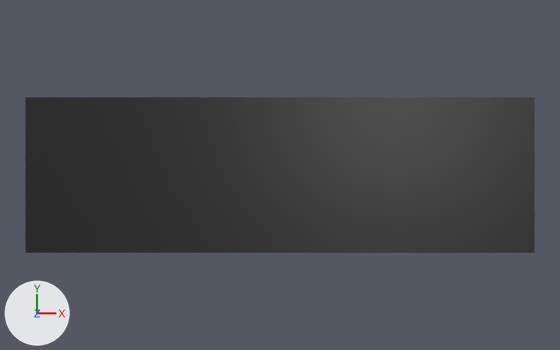
An edit to the Blender file render.blend, drawn before and after from the same camera.
Before and after are seen from a 50 mm lens placed at (0.0, 0.0, 10.01), pointed at (0.0, 0.0, 0.0). Every picture has the same lights, and +X, +Y and +Z are marked at lower left.
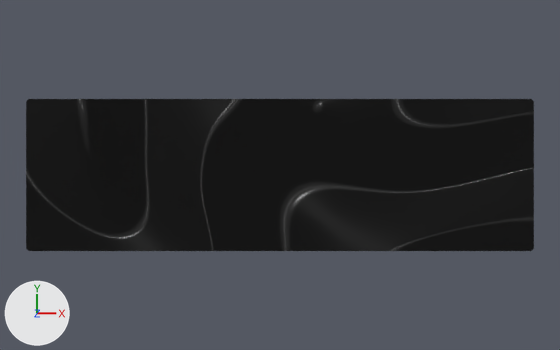
Edits to the bpy script that builds the scene:
```text
Change mat_material_001:
    remove n2 = _N.new('ShaderNodeBump'); n2.name = 'Bump'
    remove n2.inputs[1].default_value = 2.8  # 'Distance'
    remove n2.inputs[2].default_value = 1.0  # 'Filter Width'
    where n3 = _N.new('ShaderNodeTexNoise'); n3.name = 'Noise Texture'
    n3.inputs[2].default_value: 0.0 -> 0.2  # 'Scale'
    where n7 = _N.new('ShaderNodeGroup'); n7.name = 'Group'
    n7.inputs[0].default_value: 0.0 -> 74.6  # 'Value'
    where n8 = _N.new('ShaderNodeBsdfPrincipled'); n8.name = 'Principled BSDF'
    n8.inputs[0].default_value: (0.0, 0.0, 0.0, 1.0) -> (0.0405, 0.0405, 0.0405, 1.0)  # 'Base Color', black #000000 -> 'Base Color', black #393939
    add n8.inputs[1].default_value = 1.0  # 'Metallic'
    n8.inputs[2].default_value: 0.37 -> 0.343  # 'Roughness'
    add n2 = _N.new('ShaderNodeBump'); n2.name = 'Bump'
    add n2.inputs[1].default_value = 2.8  # 'Distance'
    add n2.inputs[2].default_value = 1.0  # 'Filter Width'
Change ob_plane:
    ob_plane.scale: (1.0, 1.0, 1.0) -> (0.997, 0.98, 1.0)
```

Pixel boxes (x1, y1, x2, y2) of what changed, in the pictures (560 x 350 px):
'Plane', recoloured, rescaled: before (25, 97, 535, 253); after (26, 99, 534, 251)
